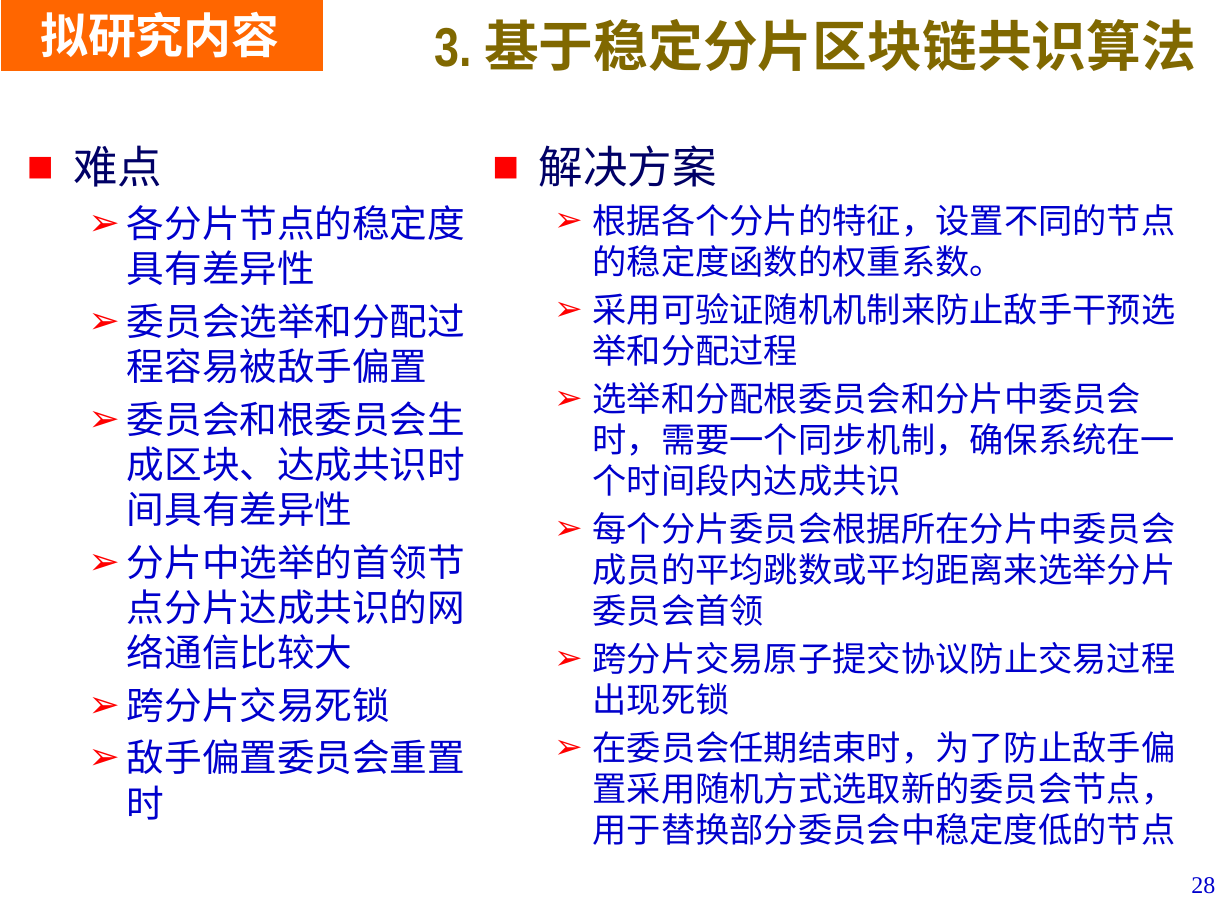
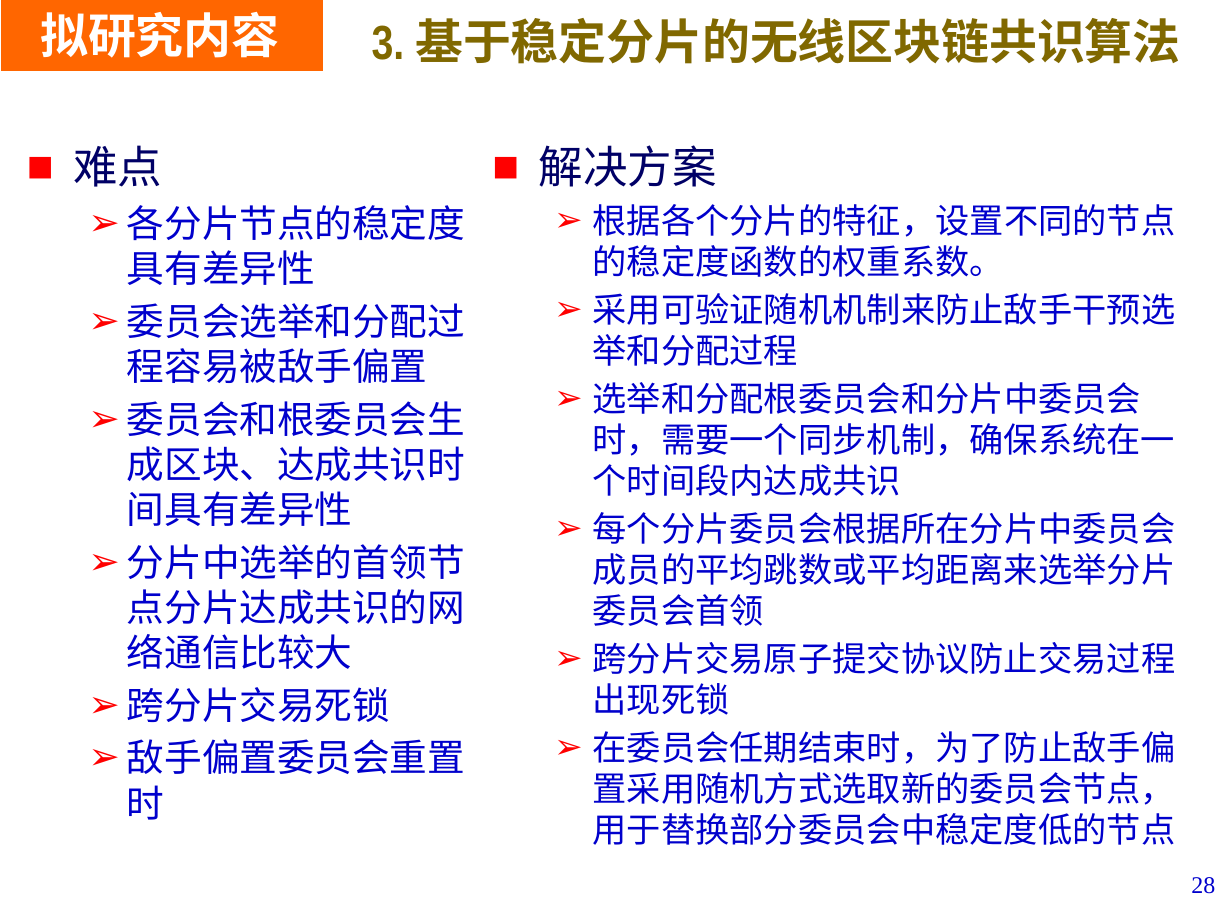
Before and after one commit to LiZhang2021/Blockchain, a slide deck: slide 28 of Doc/PHD_Papers/Thesis Proposal/开题V2.pptx. Drawn at 1232x924 pixels with LibreOffice and Linux fonts; fonts in the diff are those of the drawing; background and template pictures are left out. Boxes give left, top, right and bottom in pixels: in the first picture for what was removed or moved away, otherwise in the second. Text is boxed around its words. In the diff, an @@ line names an element or a change of style, - is before the commit and + after.

```diff
--- a/Doc/PHD_Papers/Thesis Proposal/开题V2.pptx
+++ b/Doc/PHD_Papers/Thesis Proposal/开题V2.pptx
@@ text at <box>372,18,1181,64</box>: text changed; size 32 to 28 pt @@
-3. 基于稳定分片区块链共识算法
+3. 基于稳定分片的无线区块链共识算法
```
Also in this commit, not shown: 8 other slides changed, 3 other files.
